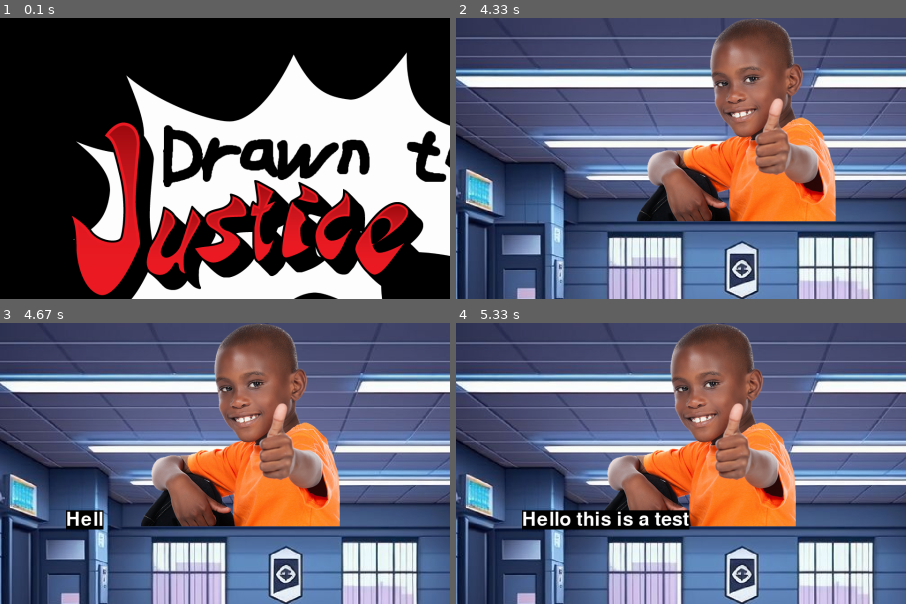
Above: before the commit, frames 1-4 (two rows, left to right).
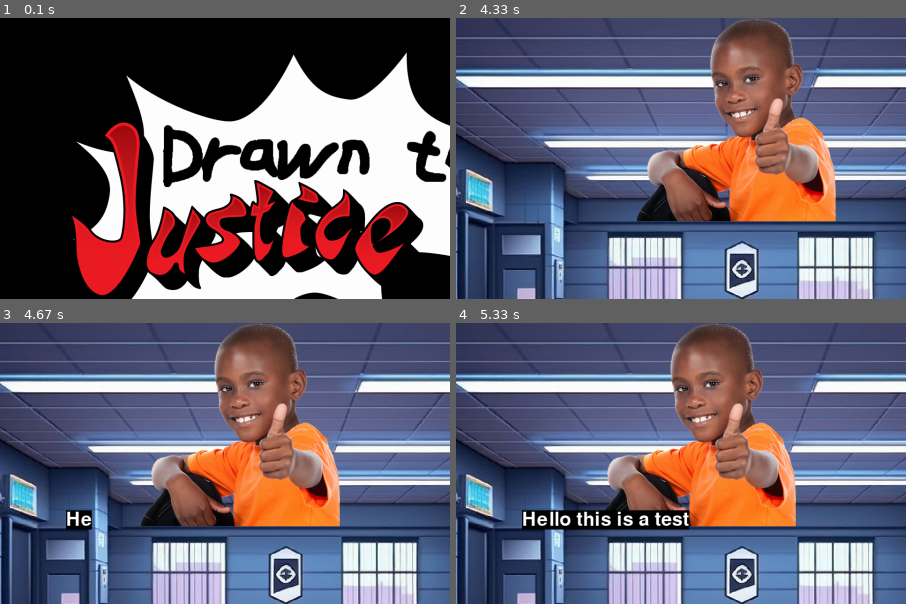
Above: after the commit, the same moments.

Repository: ICaPiCo/policeGame
Game: pygame game, started from main.py
Two runs of this game, one before a commit and one after it. Both use one fixed random seed, a clock stepped at 60 frames per second and the inputs below.
Inputs (mouse positions are % of the whole screen's width and height, from its top left):
- Up to frame 1 (0.1 s): no input
- Up to frame 2 (4.33 s): tap Space at 0.33 s
- Up to frame 3 (4.67 s): no input
- Up to frame 4 (5.33 s): press the mouse at (49, 18) at 4.93 s; move the mouse to (32, 19) at 5.03 s; release the mouse at (16, 20) at 5.17 s; press the mouse at (49, 18) at 5.27 s
The pictures show only the part of the screen within x 18-68%, y 0-50%; the shares and areas given below are measured in that part.

Frames 1-2 are identical in both runs. In frame 3, 0.2% of the frame differs, in the area x 20-24%, y 66-74%; in frame 4, nothing differs.

Commit message:
Comments

Diff:
--- a/main.py
+++ b/main.py
@@ -1,30 +1,38 @@
 import pygame
-from math import*
-from random import*
+from math import *
+from random import *
 import time
 import os
 from random import randint
 
-os.system("cls")
+os.system("cls")  # Clear console screen
 
 # Initialize pygame
 pygame.init()
 drawing = False
-score=0
-combo=0
-
+score = 0
+combo = 0
 
 # Screen settings
-overSize = 4
+overSize = 4  # Scaling factor for canvas relative to screen size
 pygame.display.set_caption("Drawn To Justice")
-screen = pygame.display.set_mode((1920,1200), pygame.FULLSCREEN)
+screen = pygame.display.set_mode((1920, 1200), pygame.FULLSCREEN)
 SCREEN_WIDTH, SCREEN_HEIGHT = screen.get_size()
-CANVAS_WIDTH, CANVAS_HEIGHT = SCREEN_WIDTH/overSize,SCREEN_HEIGHT/overSize
-borderPatrol = ((10*SCREEN_HEIGHT)/100)
-screenX, screenY = ((3*SCREEN_WIDTH)/overSize)-borderPatrol, ((3*SCREEN_HEIGHT)/overSize)-borderPatrol
+CANVAS_WIDTH, CANVAS_HEIGHT = SCREEN_WIDTH/overSize, SCREEN_HEIGHT/overSize
+borderPatrol = ((10*SCREEN_HEIGHT)/100)  # Border padding
+screenX, screenY = ((3*SCREEN_WIDTH)/overSize)-borderPatrol, ((3*SCREEN_HEIGHT)/overSize)-borderPatrol  # Canvas position
+
 
 def load_random_image(folder_path):
-    """Load a random image from the specified folder"""
+    """
+    Load a random image from the specified folder.
+
+    Args:
+        folder_path (str): Path to the folder containing images
+
+    Returns:
+        Surface: Randomly selected image as pygame Surface, or None if failed
+    """
     if not os.path.exists(folder_path):
         print(f"Error: The directory '{folder_path}' does not exist!")
         return None
@@ -42,22 +50,26 @@
         print(f"Error loading image {random_image}: {e}")
         return None
 
-#IMAGES
+
+# Load game images
 logo = pygame.image.load("images/logo.png")
-testimony = load_random_image("images/testimonials")
-boss = load_random_image("images/boss")
-criminal = load_random_image("images/criminals")
-
+testimony = load_random_image("images/testimonials")  # Random testimony image
+boss = load_random_image("images/boss")  # Random boss image
+criminal = load_random_image("images/criminals")  # Random criminal image
+
+# Load and scale background image
 background = pygame.image.load("images/background.jpg")
-background = pygame.transform.scale(background, (SCREEN_WIDTH,SCREEN_HEIGHT))
-
+background = pygame.transform.scale(background, (SCREEN_WIDTH, SCREEN_HEIGHT))
+
+# Load and scale mugshot image
 mugshot = pygame.image.load("images/mugshot.jpg")
 mugshot = pygame.transform.scale(mugshot, (SCREEN_WIDTH, SCREEN_HEIGHT))
 
+# Load and scale table image
 table = pygame.image.load("images/table.png")
-table = pygame.transform.scale(table, (SCREEN_WIDTH,SCREEN_HEIGHT))
-
-# Colors
+table = pygame.transform.scale(table, (SCREEN_WIDTH, SCREEN_HEIGHT))
+
+# Define colors
 WHITE = (255, 255, 255)
 BLACK = (0, 0, 0)
 GREEN = (20, 255, 20)
@@ -66,26 +78,39 @@
 brush_color = BLACK
 brush_size = 5
 
-# UI buttons make em collidepointable
-Space=20
-button_color_black = pygame.Rect(screenX+Space, screenY+10, 100, 40)
-button_color_white_outline = pygame.Rect(screenX+100+Space, screenY+10, 100, 40)
-button_color_white = pygame.Rect(screenX+100+Space+5, screenY+10+5, 90, 30)
-button_size_up = pygame.Rect(screenX+200+Space, screenY+10, 100, 40)
-button_size_down = pygame.Rect(screenX+300+Space, screenY+10, 100, 40)
-button_done = pygame.Rect(screenX+400+Space, screenY+350, 100, 40)
-
-# Font setup
+# Define UI button rectangles for collision detection
+Space = 20  # Spacing between buttons
+button_color_black = pygame.Rect(screenX+Space, screenY+10, 100, 40)  # Black color button
+button_color_white_outline = pygame.Rect(screenX+100+Space, screenY+10, 100, 40)  # White color button outline
+button_color_white = pygame.Rect(screenX+100+Space+5, screenY+10+5, 90, 30)  # White color button inner part
+button_size_up = pygame.Rect(screenX+200+Space, screenY+10, 100, 40)  # Increase brush size button
+button_size_down = pygame.Rect(screenX+300+Space, screenY+10, 100, 40)  # Decrease brush size button
+button_done = pygame.Rect(screenX+400+Space, screenY+350, 100, 40)  # Done/Continue button
+
+# Set up font
 font = pygame.font.SysFont(None, int(SCREEN_HEIGHT/20))
 
+
 def drawBackground():
-    width,heigth=background.get_size()
-    screen.blit(background,(0,0))
-
-def drawImage(image,postionX,postionY):
-    screen.blit(image,(postionX,postionY))
+    """Draw the background image to the screen."""
+    width, height = background.get_size()
+    screen.blit(background, (0, 0))
+
+
+def drawImage(image, positionX, positionY):
+    """
+    Draw an image at the specified position.
+
+    Args:
+        image (Surface): The pygame image to draw
+        positionX (int): X-coordinate for image placement
+        positionY (int): Y-coordinate for image placement
+    """
+    screen.blit(image, (positionX, positionY))
+
 
 def drawButtons():
+    """Draw all the drawing tool buttons (colors and brush sizes)."""
     pygame.draw.rect(screen, BLACK, button_color_black)
     pygame.draw.rect(screen, BLACK, button_color_white_outline)
     pygame.draw.rect(screen, WHITE, button_color_white)
@@ -94,68 +119,81 @@
     screen.blit(font.render("+", True, WHITE), (screenX+200+(Space*3), screenY+10))
     screen.blit(font.render("-", True, WHITE), (screenX+300+(Space*3), screenY+10))
 
+
 def drawDone():
+    """Draw the green 'Done' button."""
     pygame.draw.rect(screen, GREEN, button_done)
 
+
 def doCriminal():
+    """Draw the criminal image in the comparison screen."""
     screen.blit(criminal, (SCREEN_WIDTH/4, SCREEN_HEIGHT/2.5))
 
 
-running = True
-menu = True
-drawing = True
-isCriminal = True
-bossSpeech = True
-playAgain = True
-drawings = []
-x1,y1,z1 = 100,100,100
-color=0
-clock = pygame.time.Clock()
-
-
+# Game state variables
+running = True  # Main game loop flag
+menu = True  # Start menu state
+drawing = True  # Drawing mode state
+isCriminal = True  # Criminal comparison state
+bossSpeech = True  # Boss feedback state
+playAgain = True  # Play again prompt state
+drawings = []  # List to store paths to saved drawings
+x1, y1, z1 = 100, 100, 100  # RGB values for color cycling text
+color = 0  # Color cycling animation parameter
+clock = pygame.time.Clock()  # Game clock for frame rate control
+
+
+# Main game loop
 while running:
+    # Start menu loop
     while menu:
-        color+=0.01
-        screen.fill((0, 0, 0))
-        menu_text = font.render("Press space to start", True, (x1,y1,z1))
+        color += 0.01  # Increment color animation parameter
+        screen.fill((0, 0, 0))  # Clear screen
+
+        # Create color-cycling "Press space to start" text
+        menu_text = font.render("Press space to start", True, (x1, y1, z1))
         screen.blit(menu_text, (SCREEN_WIDTH/2-200, (SCREEN_HEIGHT/2)+200))
+
+        # Event handling
         for event in pygame.event.get():
-            if event.type == pygame.KEYDOWN:  # First check if it's a keyboard event
+            if event.type == pygame.KEYDOWN:
                 if event.key == pygame.K_SPACE:
-                    menu = False
-            if event.type == pygame.QUIT:  # Good practice to add quit condition
+                    menu = False  # Exit menu when space is pressed
+            if event.type == pygame.QUIT:
                 running = False
                 menu = False
 
-        x1 = int((sin(color) * 127.5) + 127.5)  # Red (0–255)
-        y1 = int((sin(color + 2) * 127.5) + 127.5)  # Green (0–255)
-        z1 = int((sin(color + 4) * 127.5) + 127.5)  # Blue (0–255)
-
-        #xtext = font.render(f"{x1} / {y1} / {z1}", True,(255,255,255))
-        #screen.blit(xtext, (10,100))
+        # Calculate color-cycling RGB values with sine waves
+        x1 = int((sin(color) * 127.5) + 127.5)         # Red (0–255)
+        y1 = int((sin(color + 2) * 127.5) + 127.5)     # Green (0–255)
+        z1 = int((sin(color + 4) * 127.5) + 127.5)     # Blue (0–255)
+
+        # Display game logo
         screen.blit(logo, (SCREEN_WIDTH/4, SCREEN_HEIGHT/20))
-        pygame.display.flip()
-
-    testimonyPoxX,testimonyPoxY = SCREEN_WIDTH,0
+        pygame.display.flip()  # Update display
+
+    # Testimony scene animation - slide in from right
+    testimonyPosX, testimonyPosY = SCREEN_WIDTH, 0
     for i in range(int(SCREEN_WIDTH*2/3/5)):
-        testimonyPoxX-=5
+        testimonyPosX -= 5  # Move testimony image left
         drawBackground()
-        drawImage(testimony, testimonyPoxX, testimonyPoxY)
+        drawImage(testimony, testimonyPosX, testimonyPosY)
         drawImage(table, 0, SCREEN_HEIGHT/2)
-        clock.tick(60)
-        pygame.display.flip()
-
+        clock.tick(60)  # Limit to 60 FPS
+        pygame.display.flip()
+
+    # Display testimony text letter by letter
     text = "Hello this is a test"
     newtext = ""
-    textX,textY = SCREEN_WIDTH/4,SCREEN_HEIGHT/3
+    textX, textY = SCREEN_WIDTH/4, SCREEN_HEIGHT/3
     for i in text:
         newtext += i
-        drawText = font.render(newtext, True, (255,255,255), (0,0,0))
-        screen.blit(drawText, (textX,textY))
-        time.sleep(randint(1,10)/200)
-        pygame.display.flip()
-
-    # Create canvas once before entering the drawing loop
+        drawText = font.render(newtext, True, (255, 255, 255), (0, 0, 0))
+        screen.blit(drawText, (textX, textY))
+        time.sleep(randint(1, 10)/200)  # Random delay for typewriter effect
+        pygame.display.flip()
+
+    # Create canvas for drawing
     canvas = pygame.Surface((CANVAS_WIDTH, CANVAS_HEIGHT))
     canvas.fill(WHITE)
 
@@ -165,7 +203,7 @@
     drawButtons()
     pygame.display.flip()
 
-    # Drawing loop
+    # Drawing interface loop
     while drawing:
         for event in pygame.event.get():
             if event.type == pygame.QUIT:
@@ -176,6 +214,7 @@
                     drawing = False  # Exit the drawing loop
             elif event.type == pygame.MOUSEBUTTONDOWN:
                 x, y = event.pos
+                # Handle button clicks
                 if button_done.collidepoint(x, y):
                     drawing = False
                 elif button_color_black.collidepoint(x, y):
@@ -183,18 +222,19 @@
                 elif button_color_white.collidepoint(x, y):
                     brush_color = WHITE
                 elif button_size_up.collidepoint(x, y):
-                    brush_size = min(20, brush_size + 2)
+                    brush_size = min(20, brush_size + 2)  # Increase brush size with upper limit
                 elif button_size_down.collidepoint(x, y):
-                    brush_size = max(2, brush_size - 2)
+                    brush_size = max(2, brush_size - 2)  # Decrease brush size with lower limit
             elif event.type == pygame.MOUSEMOTION and pygame.mouse.get_pressed()[0]:
+                # Draw on canvas when mouse is moved with button pressed
                 x, y = event.pos
                 if screenX <= x <= screenX + CANVAS_WIDTH and screenY <= y <= screenY + CANVAS_HEIGHT:
                     pygame.draw.circle(canvas, brush_color, (x - screenX, y - screenY), brush_size)
 
-        # Redraw the background, canvas, and buttons every frame
+        # Redraw the scene each frame
         drawBackground()
-        drawImage(testimony, testimonyPoxX, testimonyPoxY)
-        screen.blit(drawText, (textX,textY))
+        drawImage(testimony, testimonyPosX, testimonyPosY)
+        screen.blit(drawText, (textX, textY))
         drawImage(table, 0, SCREEN_HEIGHT/2)
         screen.blit(canvas, (screenX, screenY))
         drawDone()
@@ -204,10 +244,11 @@
         pygame.display.flip()
         clock.tick(60)  # Limit to 60 FPS
 
-    # Save canvas snapshot when exiting drawing loop
+    # Save the drawing when exiting the drawing loop
     timestamp = time.strftime("%Y%m%d-%H%M%S")
     latest_drawing = os.path.join("saved_drawings", f"drawing_{timestamp}.png")
     drawings.append(latest_drawing)
+
     # Create directory if it doesn't exist
     os.makedirs("saved_drawings", exist_ok=True)
 
@@ -216,12 +257,14 @@
     print(f"Drawing saved to {latest_drawing}")
     lastDrawing = pygame.image.load(latest_drawing)
 
+    # Criminal comparison screen loop
     while isCriminal:
         screen.fill((0, 0, 0))
-        screen.blit(mugshot,(0,0))
+        screen.blit(mugshot, (0, 0))
         screen.blit(lastDrawing, (screenX, screenY))
         drawDone()
-        doCriminal()
+        doCriminal()  # Show the criminal image for comparison
+
         for event in pygame.event.get():
             if event.type == pygame.QUIT:
                 isCriminal = False
@@ -235,28 +278,34 @@
                     isCriminal = False
         pygame.display.flip()
 
-
+    # Update display
     pygame.display.flip()
-    bossPoxX,bossPoxY = SCREEN_WIDTH,300
+
+    # Boss feedback scene animation - slide in from right
+    bossPosX, bossPosY = SCREEN_WIDTH, 300
     for i in range(int(SCREEN_WIDTH*2/3/5)):
-        bossPoxX-=5
+        bossPosX -= 5  # Move boss image left
         screen.fill((20, 20, 20))
-        drawImage(boss, bossPoxX, bossPoxY)
-        clock.tick(60)
-        pygame.display.flip()
-
+        drawImage(boss, bossPosX, bossPosY)
+        clock.tick(60)  # Limit to 60 FPS
+        pygame.display.flip()
+
+    # Display boss feedback text letter by letter
     text = "Nice Job "
     newtext = ""
-    textX,textY = SCREEN_WIDTH/4,SCREEN_HEIGHT/3
+    textX, textY = SCREEN_WIDTH/4, SCREEN_HEIGHT/3
     for i in text:
         newtext += i
-        drawText = font.render(newtext, True, (255,255,255), (0,0,0))
-        screen.blit(drawText, (textX,textY))
-        time.sleep(randint(1,10)/200)
-        pygame.display.flip()
-
+        drawText = font.render(newtext, True, (255, 255, 255), (0, 0, 0))
+        screen.blit(drawText, (textX, textY))
+        time.sleep(randint(1, 10)/200)  # Random delay for typewriter effect
+        pygame.display.flip()
+
+    # Draw done button for play again screen
     drawDone()
     pygame.display.flip()
+
+    # Play again prompt loop
     while playAgain:
         for event in pygame.event.get():
             if event.type == pygame.QUIT:
@@ -271,4 +320,5 @@
                 if button_done.collidepoint(x, y):
                     playAgain = False
 
+# Quit pygame when game is done
 pygame.quit()
